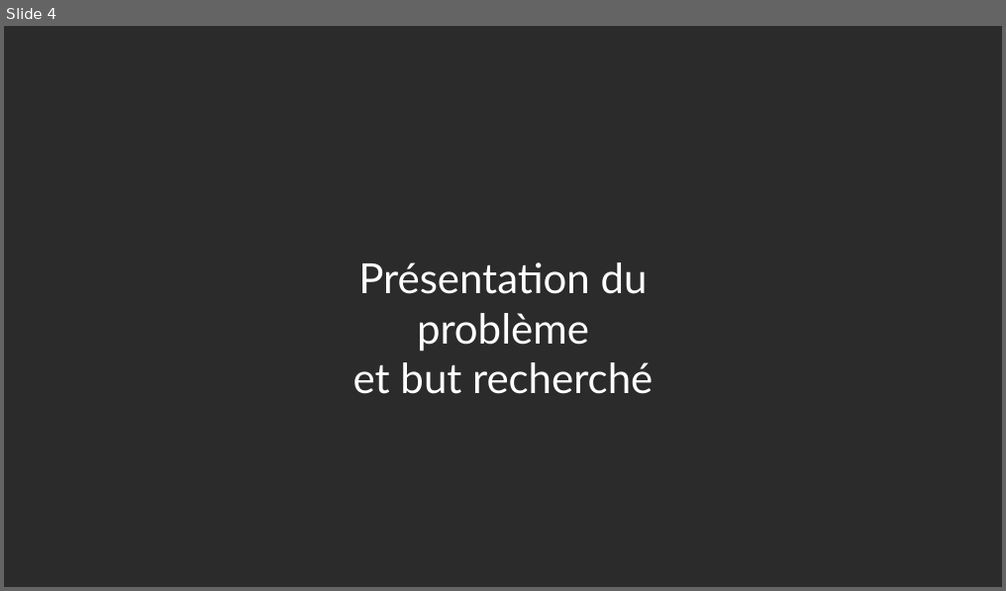
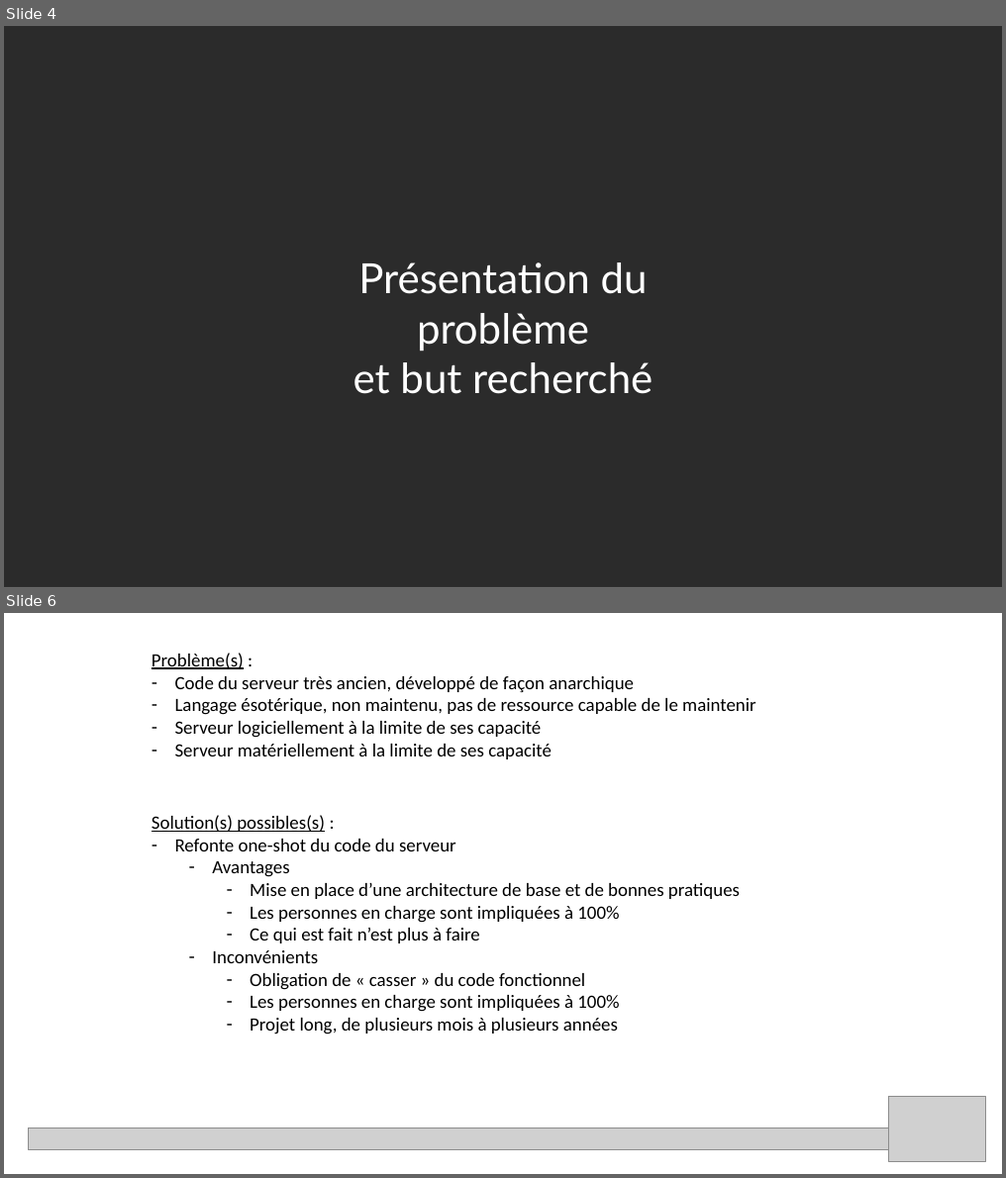
Before and after one commit to acaillol/SpeakUp-ApiShadowing, a slide deck: Speak'up API shadowing.pptx. Shown one above the other, each under a label of ours: slide 4 before the commit, slides 4 and 6 after it; the slides between them are not shown. The pictures are 1006x591 and 1006x1178 pixels, drawn with LibreOffice and Linux fonts; fonts in the diff are those of the drawing; grey boxes stand for pictures; background and template pictures are left out; a plain dark background stands for a picture behind light text. Boxes give left, top, right and bottom in pixels: in the first picture for what was removed or moved away, otherwise in the second. Text is boxed around its words. In the diff, an @@ line names an element or a change of style, - is before the commit and + after.

Commit message:
Ajout des possibilités d'évolution du serveur, avec les avantages et inconvénients

```diff
--- a/Speak'up API shadowing.pptx
+++ b/Speak'up API shadowing.pptx
@@ slide 6 added at <box>4,613,1002,1174</box>, background #FFFFFF @@
@@ text added at <box>152,653,756,760</box>, 18 pt, text #000000 @@
+Problème(s) :
+– Code du serveur très ancien, développé de façon anarchique
+– Langage ésotérique, non maintenu, pas de ressource capable de le maintenir
+– Serveur logiciellement à la limite de ses capacité
+– Serveur matériellement à la limite de ses capacité
@@ text added at <box>152,815,740,1035</box>, 18 pt, text #000000 @@
+Solution(s) possibles(s) :
+– Refonte one-shot du code du serveur
+  – Avantages
+    – Mise en place d’une architecture de base et de bonnes pratiques
+    – Les personnes en charge sont impliquées à 100%
+    – Ce qui est fait n’est plus à faire
+  – Inconvénients
+    – Obligation de « casser » du code fonctionnel
+    – Les personnes en charge sont impliquées à 100%
+    – Projet long, de plusieurs mois à plusieurs années
@@ picture added at <box>888,1097,986,1161</box> @@
@@ picture added at <box>28,1128,888,1151</box> @@
```
Also in this commit, not shown: 1 slide changed, 6 other slides added.
